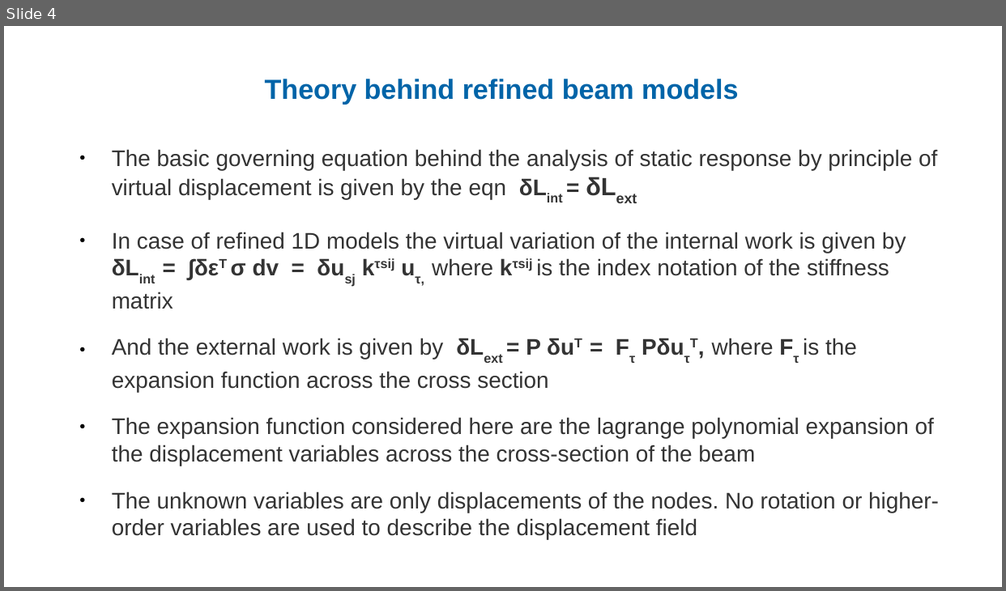
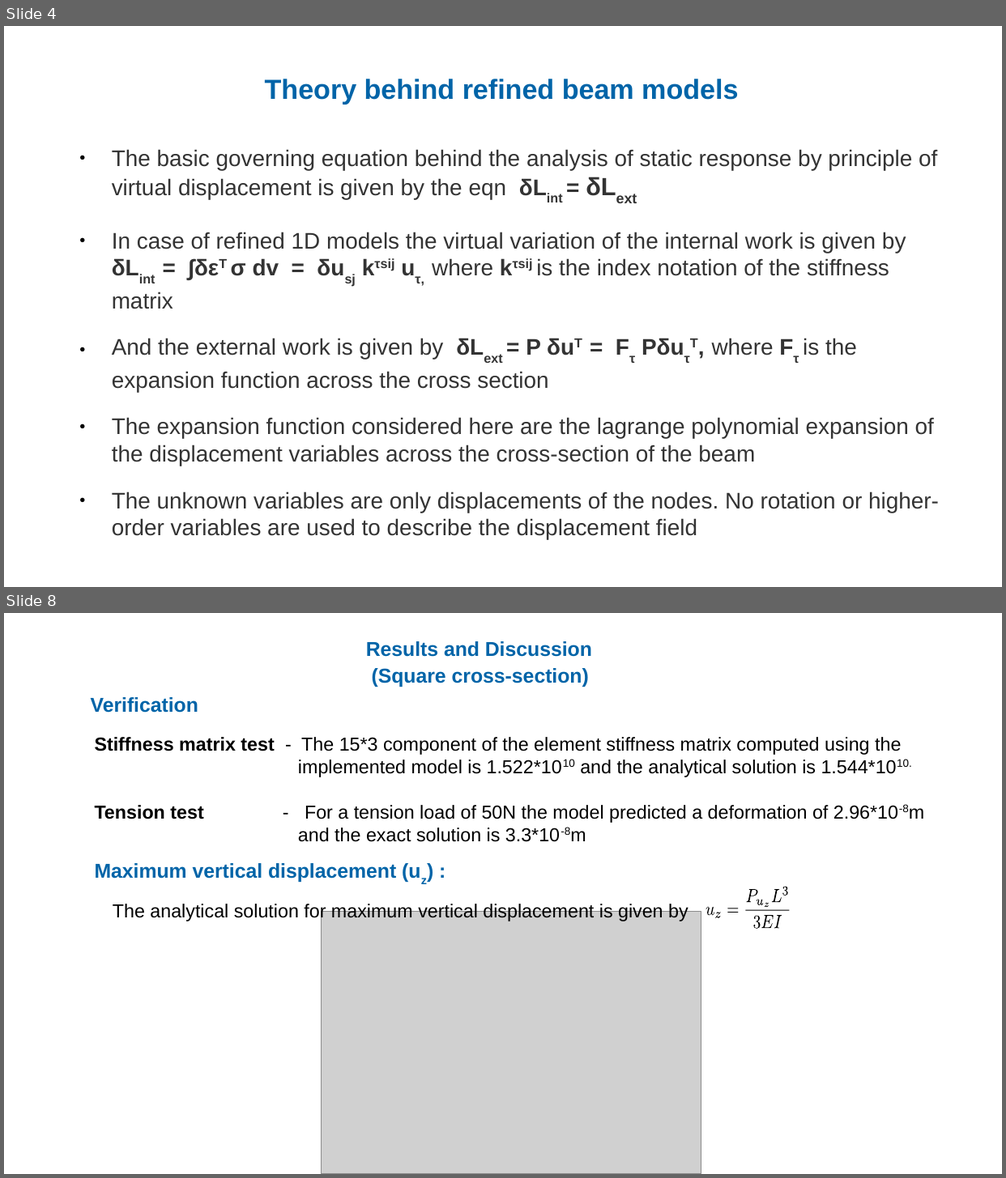
Before and after one commit to ARUN-PRAKASH-95/PPP-presentations, a slide deck: PPPSS19_63876_ARUN_PRAKASH_GANAPATHY.odp. Shown one above the other, each under a label of ours: slide 4 before the commit, slides 4 and 8 after it; the slides between them are not shown. The pictures are 1006x591 and 1006x1178 pixels, drawn with LibreOffice and Linux fonts; fonts in the diff are those of the drawing; grey boxes stand for pictures; background and template pictures are left out. Boxes give left, top, right and bottom in pixels: in the first picture for what was removed or moved away, otherwise in the second. Text is boxed around its words. In the diff, an @@ line names an element or a change of style, - is before the commit and + after.

```diff
--- a/PPPSS19_63876_ARUN_PRAKASH_GANAPATHY.odp
+++ b/PPPSS19_63876_ARUN_PRAKASH_GANAPATHY.odp
@@ slide 8 added at bbox=[4, 613, 1002, 1174], background #FFFFFF @@
@@ text added at bbox=[366, 641, 592, 687], 16 pt, text #0064A8, bold @@
+Results and Discussion
+(Square cross-section)
@@ text added at bbox=[91, 697, 198, 713], 16 pt, text #0064A8, bold @@
+Verification
@@ text added at bbox=[95, 737, 901, 842], 15 pt, text #000000 @@
+Stiffness matrix test - The 15*3 component of the element stiffness matrix computed using the implemented model is 1.522*1010 and the analytical solution is 1.544*1010.
+Tension test - For a tension load of 50N the model predicted a deformation of 2.96*10-8m and the exact solution is 3.3*10-8m
@@ text added at bbox=[95, 863, 396, 882], 16 pt, text #0064A8, bold @@
+Maximum vertical displacement (uz) :
@@ text added at bbox=[113, 903, 688, 922], 15 pt, text #000000 @@
+The analytical solution for maximum vertical displacement is given by
@@ picture added at bbox=[321, 912, 701, 1174] @@
@@ group added at bbox=[705, 887, 789, 929]: 13 freeform shapes @@
```
Also in this commit, not shown: 2 slides changed, 2 other slides added.
